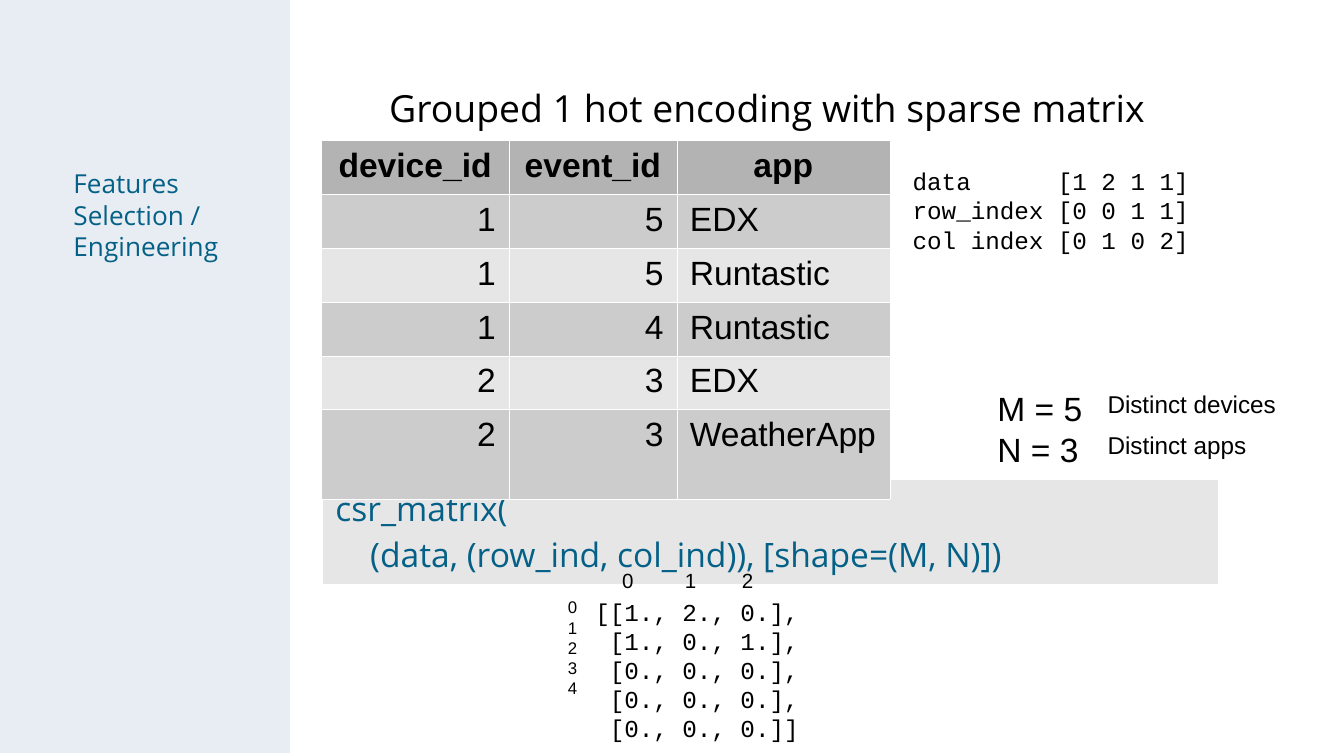
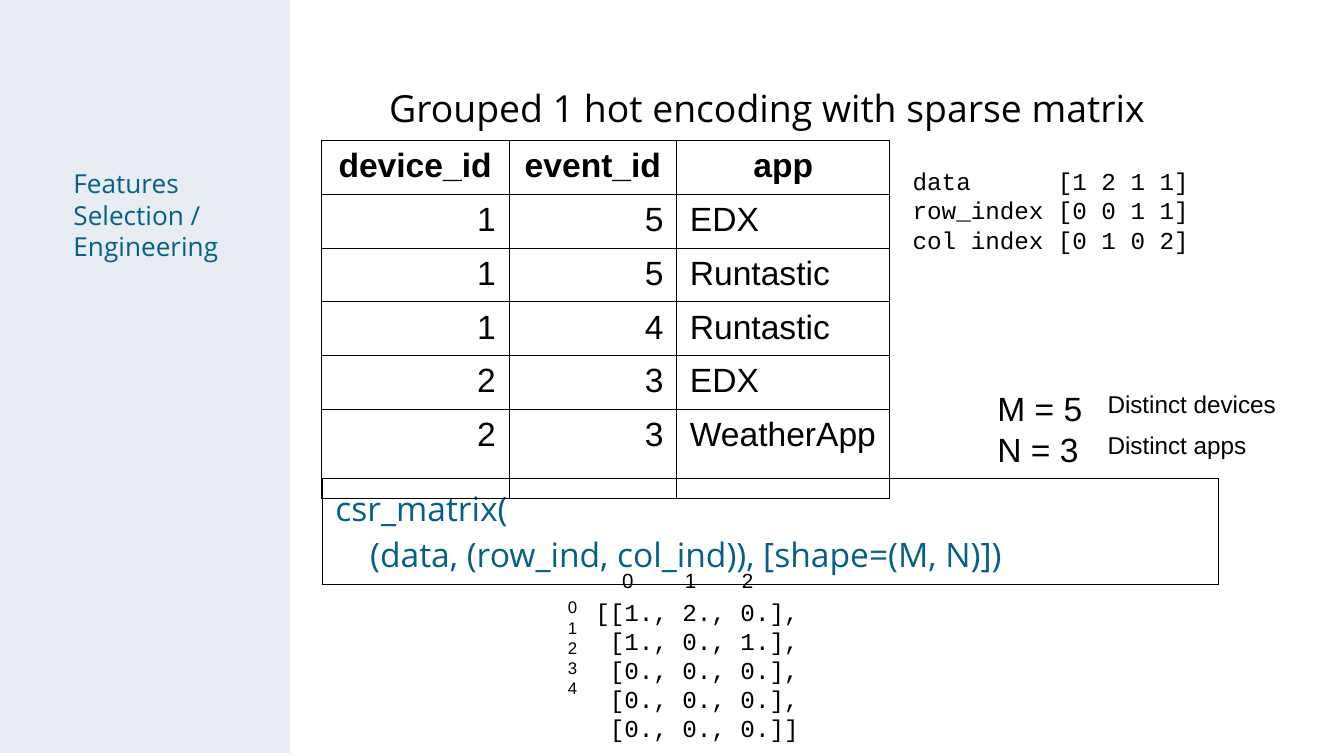
Before and after one commit to chechir/talking_data, a slide deck: slide 8 of brussels/deck_overview_detail.odp. Drawn at 1344x756 pixels with LibreOffice and Linux fonts; fonts in the diff are those of the drawing. Boxes give left, top, right and bottom in pixels: in the first picture for what was removed or moved away, otherwise in the second. Text is boxed around its words. In the diff, an @@ line names an element or a change of style, - is before the commit and + after.

```diff
--- a/brussels/deck_overview_detail.odp
+++ b/brussels/deck_overview_detail.odp
@@ table at (321, 141, 891, 488) @@
@@ fill #B3B3B3 to none in row 1 @@
@@ fill #CCCCCC to none in 9 cells @@
@@ fill #E6E6E6 to none in 6 cells @@
@@ borders changed @@
@@ table at (323, 478, 1219, 580) @@
@@ fill #E6E6E6 to none in row 1, column 1 @@
@@ borders changed @@
```
Also in this commit, not shown: 2 other slides changed, 1 slide added, 3 other files.
